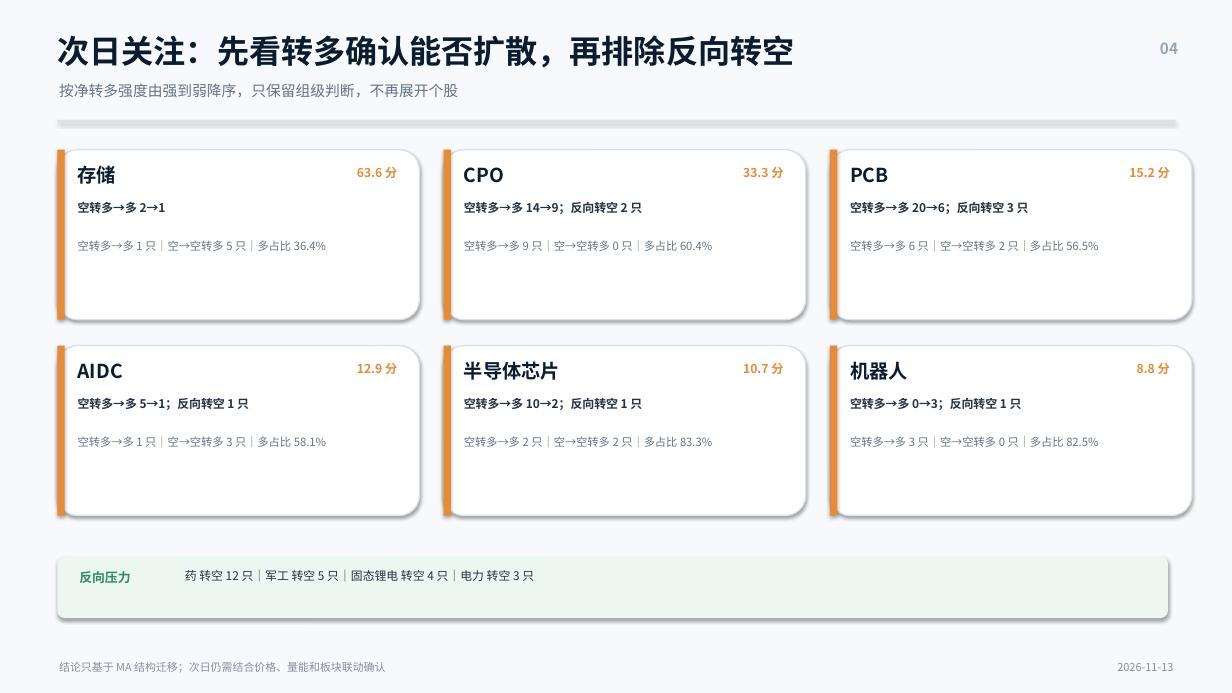
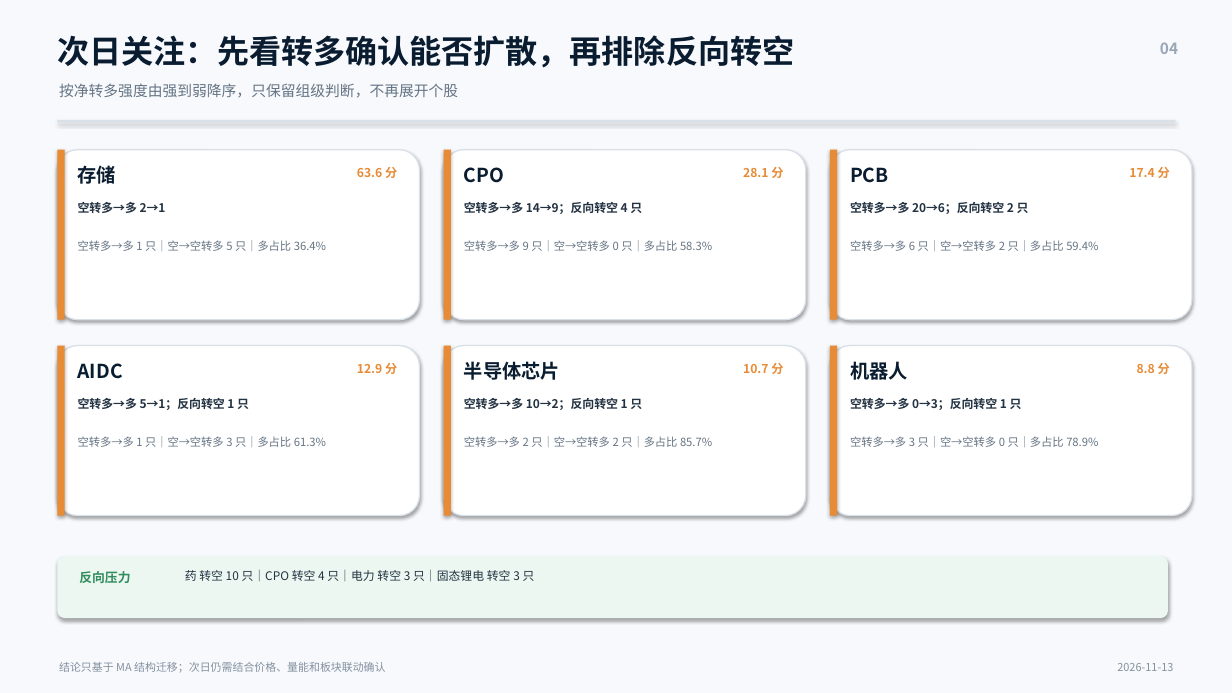
Before and after one commit to nancybhc/a-share-blast-lab, a slide deck: slide 4 of assets/多空阶段简报_2026-11-13.pptx. Drawn at 1232x693 pixels with LibreOffice and Linux fonts; fonts in the diff are those of the drawing. Boxes give left, top, right and bottom in pixels: in the first picture for what was removed or moved away, otherwise in the second. Text is boxed around its words. In the diff, an @@ line names an element or a change of style, - is before the commit and + after.

```diff
--- a/assets/多空阶段简报_2026-11-13.pptx
+++ b/assets/多空阶段简报_2026-11-13.pptx
@@ text at (x1=743, y1=167, x2=783, y2=178): text changed @@
-33.3 分
+28.1 分
@@ text at (x1=1129, y1=167, x2=1170, y2=178): text changed @@
-15.2 分
+17.4 分
@@ text at (x1=464, y1=202, x2=642, y2=214): text changed @@
-空转多→多 14→9；反向转空 2 只
+空转多→多 14→9；反向转空 4 只
@@ text at (x1=464, y1=240, x2=712, y2=251): text changed @@
-空转多→多 9 只｜空→空转多 0 只｜多占比 60.4%
+空转多→多 9 只｜空→空转多 0 只｜多占比 58.3%
@@ text at (x1=850, y1=240, x2=1098, y2=251): text changed @@
-空转多→多 6 只｜空→空转多 2 只｜多占比 56.5%
+空转多→多 6 只｜空→空转多 2 只｜多占比 59.4%
@@ text at (x1=78, y1=436, x2=326, y2=447): text changed @@
-空转多→多 1 只｜空→空转多 3 只｜多占比 58.1%
+空转多→多 1 只｜空→空转多 3 只｜多占比 61.3%
@@ text at (x1=464, y1=436, x2=712, y2=447): text changed @@
-空转多→多 2 只｜空→空转多 2 只｜多占比 83.3%
+空转多→多 2 只｜空→空转多 2 只｜多占比 85.7%
@@ text at (x1=850, y1=436, x2=1098, y2=447): text changed @@
-空转多→多 3 只｜空→空转多 0 只｜多占比 82.5%
+空转多→多 3 只｜空→空转多 0 只｜多占比 78.9%
@@ text at (x1=185, y1=570, x2=535, y2=582): text changed @@
-药 转空 12 只｜军工 转空 5 只｜固态锂电 转空 4 只｜电力 转空 3 只
+药 转空 10 只｜CPO 转空 4 只｜电力 转空 3 只｜固态锂电 转空 3 只
```
Also in this commit, not shown: 3 other slides changed, 6 other files.
